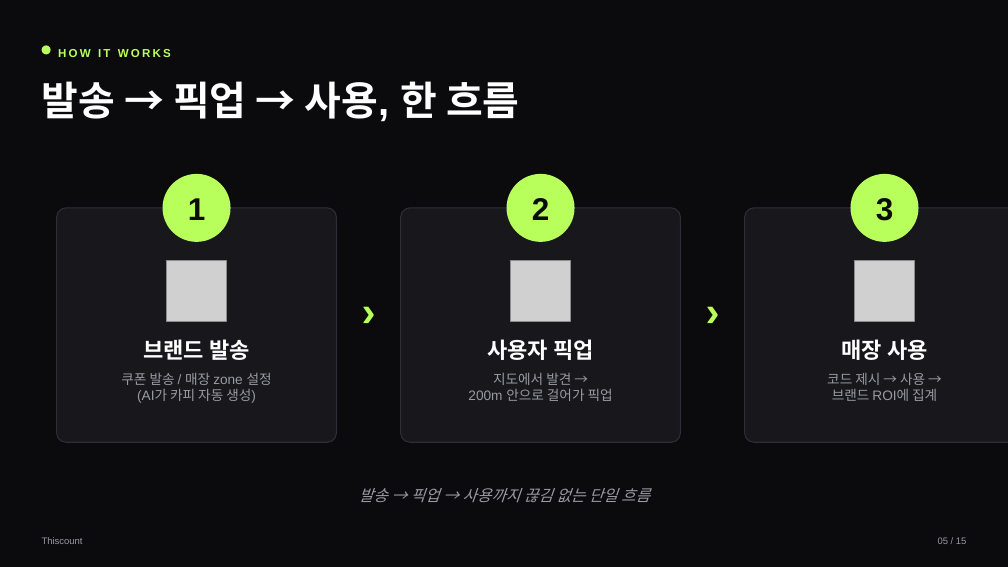
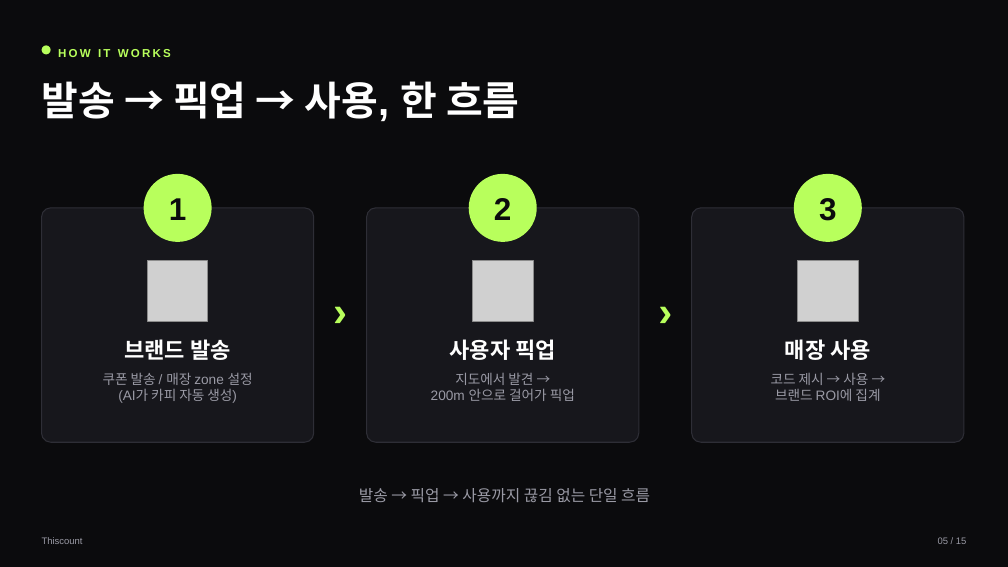
Before and after one commit to shimyup/thiscount, a slide deck: slide 5 of docs/ir_deck_build/Thiscount_IR_Deck_KO.pptx. Drawn at 1008x567 pixels with LibreOffice and Linux fonts; fonts in the diff are those of the drawing; grey boxes stand for pictures. Boxes give left, top, right and bottom in pixels: in the first picture for what was removed or moved away, otherwise in the second. Text is boxed around its words. In the diff, an @@ line names an element or a change of style, - is before the commit and + after.

```diff
--- a/docs/ir_deck_build/Thiscount_IR_Deck_KO.pptx
+++ b/docs/ir_deck_build/Thiscount_IR_Deck_KO.pptx
@@ 1 picture, 1 text, 1 ellipse: place and size @@
-1 picture, 1 text, 1 ellipse at box(163, 174, 231, 321)
+1 picture, 1 text, 1 ellipse at box(144, 174, 212, 321)
@@ text "2": place and size @@
-text "2" at box(532, 198, 550, 220)
+text "2" at box(494, 198, 512, 220)
@@ ellipse: place and size @@
-ellipse at box(507, 174, 575, 242)
+ellipse at box(469, 174, 537, 242)
@@ 1 picture, 1 text, 1 ellipse: place and size @@
-1 picture, 1 text, 1 ellipse at box(851, 174, 919, 321)
+1 picture, 1 text, 1 ellipse at box(794, 174, 862, 321)
@@ rounded rectangle: place and size @@
-rounded rectangle at box(57, 208, 337, 442)
+rounded rectangle at box(42, 208, 314, 442)
@@ rounded rectangle: place and size @@
-rounded rectangle at box(401, 208, 681, 442)
+rounded rectangle at box(367, 208, 639, 442)
@@ rounded rectangle: place and size @@
-rounded rectangle at box(745, 208, 1008, 442)
+rounded rectangle at box(692, 208, 964, 442)
@@ picture: place and size @@
-picture at box(510, 261, 571, 321)
+picture at box(473, 261, 533, 321)
@@ text "›" rewrapped from box(340, 276, 397, 344) to box(318, 276, 363, 344) @@
@@ text "›" rewrapped from box(684, 276, 741, 344) to box(643, 276, 688, 344) @@
@@ text "브랜드 발송": place and size @@
-text "브랜드 발송" at box(143, 339, 250, 360)
+text "브랜드 발송" at box(124, 339, 231, 360)
@@ text "사용자 픽업": place and size @@
-text "사용자 픽업" at box(487, 339, 594, 360)
+text "사용자 픽업" at box(450, 339, 556, 360)
@@ text "매장 사용": place and size @@
-text "매장 사용" at box(841, 339, 928, 360)
+text "매장 사용" at box(785, 339, 871, 360)
@@ text "쿠폰 발송 / 매장 zone ...": place and size @@
-text "쿠폰 발송 / 매장 zone ..." at box(121, 373, 272, 403)
+text "쿠폰 발송 / 매장 zone ..." at box(103, 373, 253, 403)
@@ text "지도에서 발견 →": place and size @@
-text "지도에서 발견 →" at box(468, 373, 613, 401)
+text "지도에서 발견 →" at box(431, 373, 575, 401)
@@ text "코드 제시 → 사용 →": place and size @@
-text "코드 제시 → 사용 →" at box(827, 373, 937, 401)
+text "코드 제시 → 사용 →" at box(771, 373, 880, 401)
@@ text "발송 → 픽업 → 사용까지 ..." at box(359, 488, 650, 502): italic off @@
```
Also in this commit, not shown: 7 other slides changed, 19 other files.
